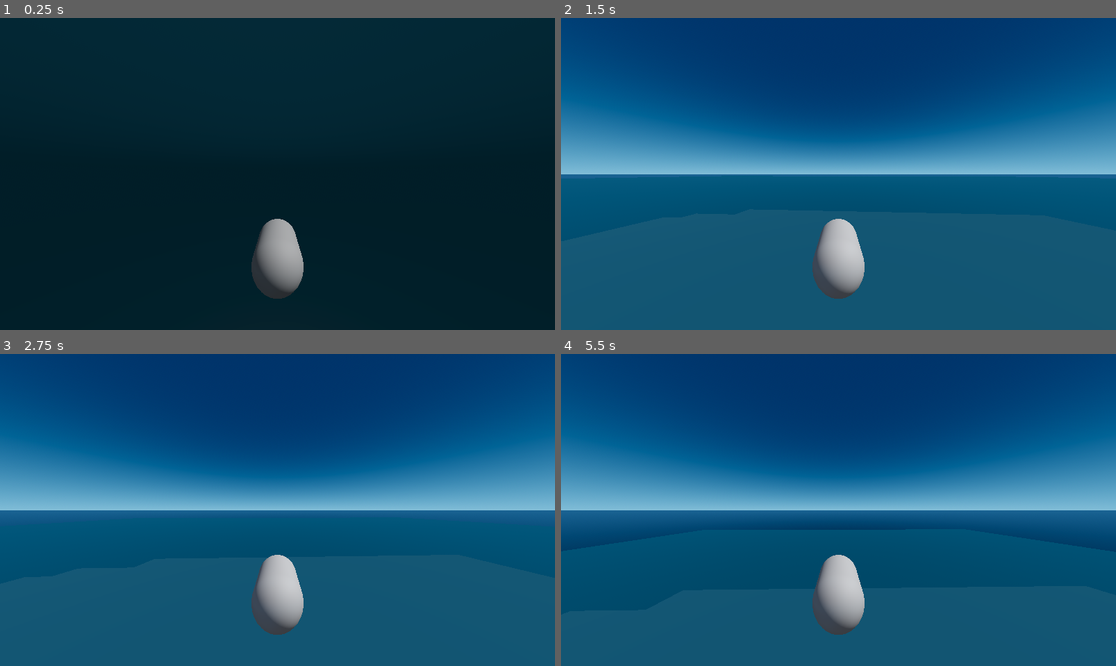
Above: before the commit, frames 1-4 (two rows, left to right).
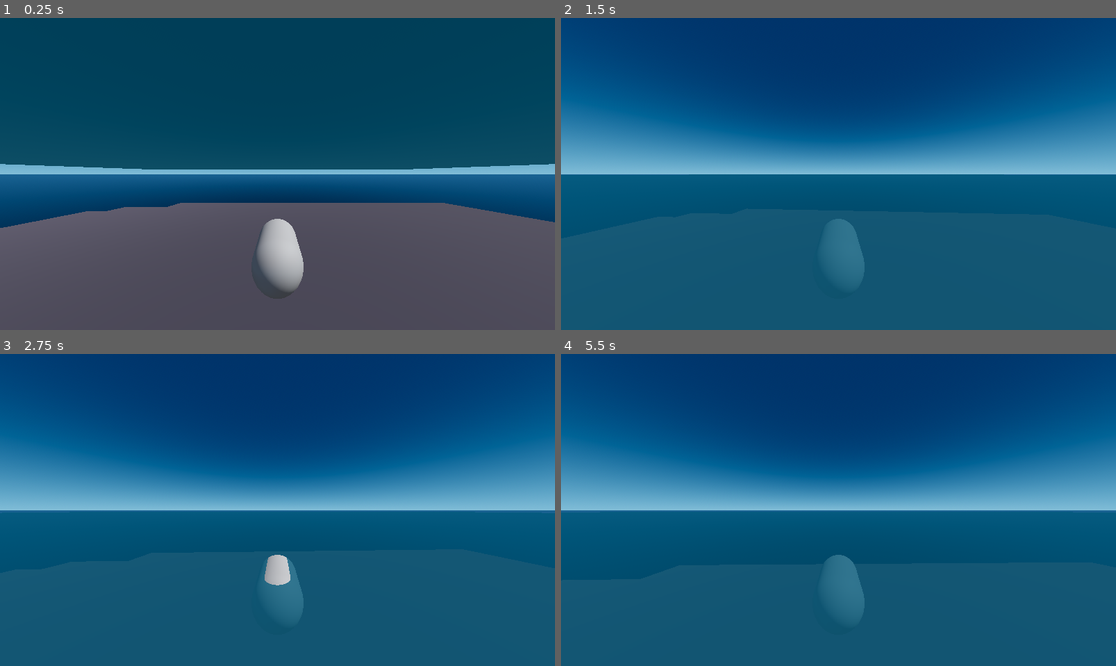
Above: after the commit, the same moments.

Repository: Carth501/survivors-of-reef-and-tide
Game: Godot game, scene res://scenes/world.tscn
The game is run twice, just before and just after one commit, with the same random seed, the same clock (stepped at 60 frames per second) and the same inputs.
Inputs (mouse positions are in pixels of both pictures, inside the frame that each line leads up to):
- Up to frame 1 (0.25 s): no input
- Up to frame 2 (1.5 s): tap Enter at 0.5 s; move the mouse to (866, 174) at 0.52 s; hold Shift (ascend) 0.53-1.28 s; hold W (forward) from 0.53 s (still down); move the mouse to (810, 174) at 1.27 s; tap Shift (ascend) at 1.35 s
- Up to frame 3 (2.75 s): keep holding W (forward); move the mouse to (288, 503) at 2.02 s; hold Shift (ascend) from 2.03 s (still down)
- Up to frame 4 (5.5 s): keep holding W (forward); move the mouse to (832, 516) at 2.77 s; release Shift (ascend) at 2.78 s; tap Shift (ascend) at 2.85, 4.35 s; tap Space at 3.5 s; move the mouse to (877, 513) at 3.52 s; hold Shift (ascend) 3.53-4.28 s; tap Ctrl (descend) at 4.15 s; move the mouse to (794, 506) at 4.27 s; move the mouse to (844, 510) at 5.02 s; hold Shift (ascend) from 5.03 s (still down)

The runs differ from the first frame. In frame 1, 100% of the frame differs, in the area x 0-100%, y 0-100%; in frame 2, 1.8%; in frame 3, 1.5%; in frame 4, 1.9%.

Commit message:
Refactor player movement and water state handling; update OceanService reference

Diff:
--- a/project.godot
+++ b/project.godot
@@ -17,7 +17,7 @@
 
 [autoload]
 
-OceanService="res://scripts/services/OceanService.gd"
+OceanServiceSingle="*res://scripts/services/OceanService.gd"
 
 [input]
 
--- a/scenes/player.tscn
+++ b/scenes/player.tscn
@@ -10,7 +10,7 @@
 axis_lock_angular_x = true
 axis_lock_angular_z = true
 gravity_scale = 0.0
-linear_damp = 7.962
+linear_damp = 4.0
 angular_damp = 18.25
 script = ExtResource("1_3vyb7")
 
--- a/scripts/player.gd
+++ b/scripts/player.gd
@@ -1,24 +1,32 @@
 extends RigidBody3D
 
+signal entered_water
+signal exited_water
+
 var velocity: Vector3 = Vector3.ZERO
+var underwater: bool = false
+@export var underwater_drag: float = 8.0
+@export var overwater_drag: float = 1.0
 
 func _input(event: InputEvent) -> void:
 	if event is InputEventMouseMotion:
 		_on_mouse_motion(event)
 
 func _physics_process(_delta: float) -> void:
-	if Input.is_action_pressed("forward"):
-		velocity += Vector3.FORWARD
-	if Input.is_action_pressed("back"):
-		velocity += Vector3.BACK
-	if Input.is_action_pressed("left"):
-		velocity += Vector3.LEFT
-	if Input.is_action_pressed("right"):
-		velocity += Vector3.RIGHT
-	if Input.is_action_pressed("ascend"):
-		velocity += Vector3.UP
-	if Input.is_action_pressed("descend"):
-		velocity += Vector3.DOWN
+	handle_water_state()
+	if underwater:
+		if Input.is_action_pressed("forward"):
+			velocity += Vector3.FORWARD
+		if Input.is_action_pressed("back"):
+			velocity += Vector3.BACK
+		if Input.is_action_pressed("left"):
+			velocity += Vector3.LEFT
+		if Input.is_action_pressed("right"):
+			velocity += Vector3.RIGHT
+		if Input.is_action_pressed("ascend"):
+			velocity += Vector3.UP
+		if Input.is_action_pressed("descend"):
+			velocity += Vector3.DOWN
 	velocity = velocity.normalized() * 100.0
 	# rotate the velocity vector to be relative to the player's current orientation
 	velocity = transform.basis * velocity
@@ -29,8 +37,29 @@
 func _ready() -> void:
 	# capture mouse for camera control
 	Input.set_mouse_mode(Input.MOUSE_MODE_CAPTURED)
+	underwater = OceanServiceSingle.is_point_underwater(global_position, 0.5)
 
 func _on_mouse_motion(event: InputEventMouseMotion) -> void:
 	# the camera is static, relative to the player, so we only rotate the player, not the camera
 	var rotation_speed = 0.01
 	apply_torque_impulse(Vector3.UP * -event.relative.x * rotation_speed)
+
+func handle_water_state() -> void:
+	if OceanServiceSingle.is_point_underwater(global_position, 0.5):
+		if !underwater:
+			entered_water.emit()
+			underwater = true
+			toggle_underwater(true)
+	else:
+		if underwater:
+			exited_water.emit()
+			underwater = false
+			toggle_underwater(false)
+
+func toggle_underwater(is_underwater: bool) -> void:
+	if is_underwater:
+		gravity_scale = 0
+		linear_damp = underwater_drag
+	else:
+		gravity_scale = 9.81
+		linear_damp = overwater_drag
